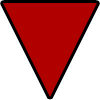
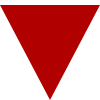
Two versions of the same layered image (100x100). Layer-by-layer changes:
painted on "Polygon 1" over [0,3,100,100]
